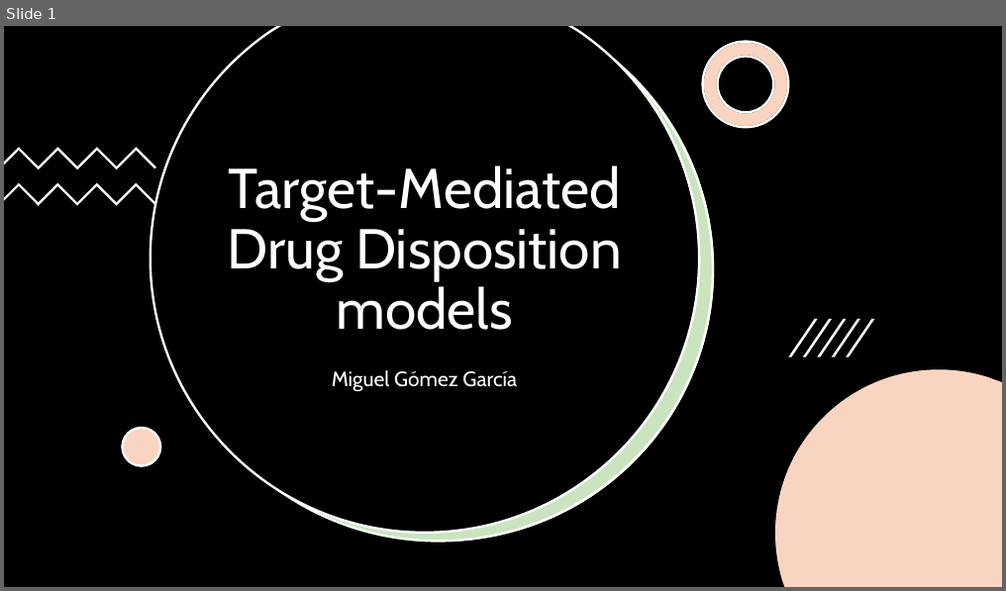
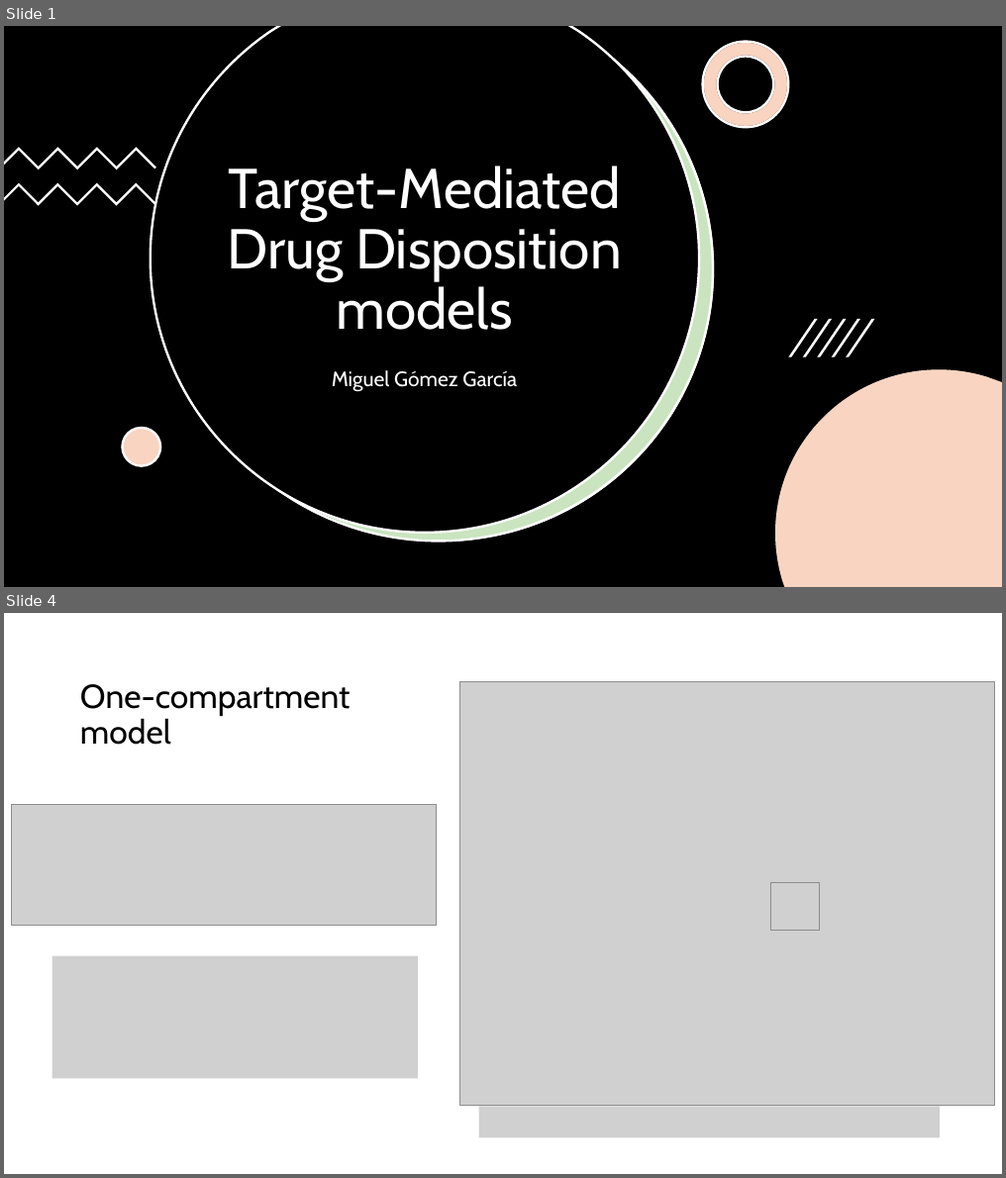
Before and after one commit to MiguelGomGar/TMDD_models_intro, a slide deck: docs/defensa.pptx. Shown one above the other, each under a label of ours: slide 1 before the commit, slides 1 and 4 after it; the slides between them are not shown. The pictures are 1006x591 and 1006x1178 pixels, drawn with LibreOffice and Linux fonts; fonts in the diff are those of the drawing; grey boxes stand for pictures. Boxes give left, top, right and bottom in pixels: in the first picture for what was removed or moved away, otherwise in the second. Text is boxed around its words. In the diff, an @@ line names an element or a change of style, - is before the commit and + after.

Commit message:
completar el resto de modelos, obtener gráficos y terminar presentación

```diff
--- a/docs/defensa.pptx
+++ b/docs/defensa.pptx
@@ slide 4 added at (4, 613, 1002, 1174), background #FFFFFF @@
@@ title added at (80, 684, 350, 745), 32 pt, text #000000 @@
+One-compartment model
@@ picture added at (460, 682, 995, 1105) @@
@@ picture added at (12, 805, 436, 926) @@
@@ picture added at (771, 883, 819, 931) @@
@@ picture added at (52, 956, 417, 1078) @@
@@ picture added at (478, 1106, 940, 1139) @@
```
Also in this commit, not shown: 1 slide changed, 7 other slides added, 1 slide removed, 13 other files.
